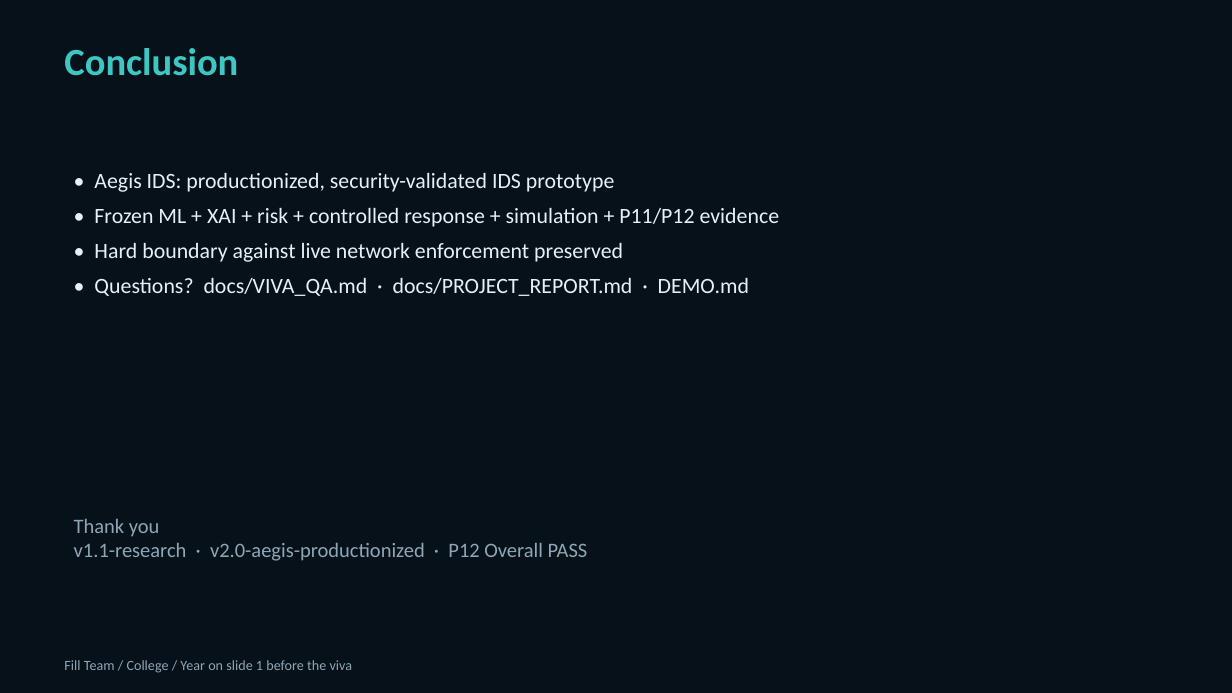
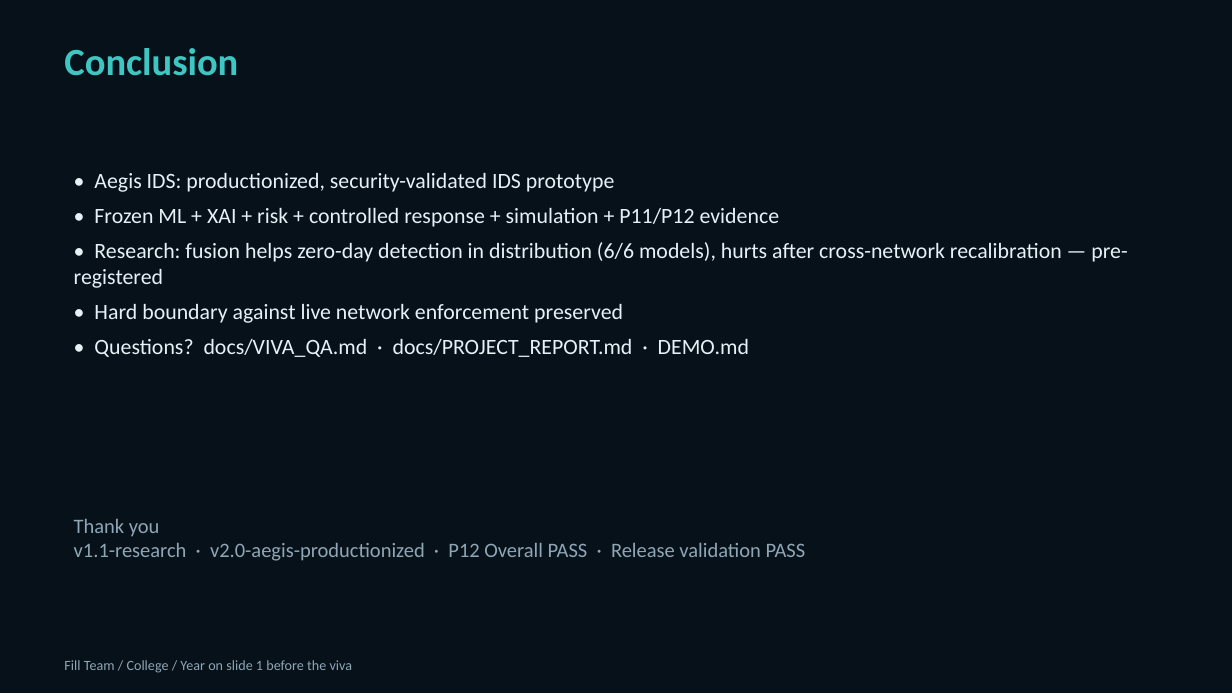
Before and after one commit to Dolendra/Intelligent-Machine-Learning-Based-Intrusion-Detection-and-Attack-Defense-Simulation-System, a slide deck: slide 22 of docs/Aegis_IDS_Viva_Presentation.pptx (slide 18 before the commit). Drawn at 1232x693 pixels with LibreOffice and Linux fonts; fonts in the diff are those of the drawing. Boxes give left, top, right and bottom in pixels: in the first picture for what was removed or moved away, otherwise in the second. Text is boxed around its words. In the diff, an @@ line names an element or a change of style, - is before the commit and + after.

```diff
--- a/docs/Aegis_IDS_Viva_Presentation.pptx
+++ b/docs/Aegis_IDS_Viva_Presentation.pptx
@@ text at box(74, 242, 1127, 288): paragraph added @@
+• Research: fusion helps zero-day detection in distribution (6/6 models), hurts after cross-network recalibration — pre-registered
@@ text at box(74, 519, 806, 561): text changed @@
-Thank you
-v1.1-research · v2.0-aegis-productionized · P12 Overall PASS
+Thank you
+v1.1-research · v2.0-aegis-productionized · P12 Overall PASS · Release validation PASS
```
Also in this commit, not shown: 5 other slides changed, 4 slides added, 8 other files.
